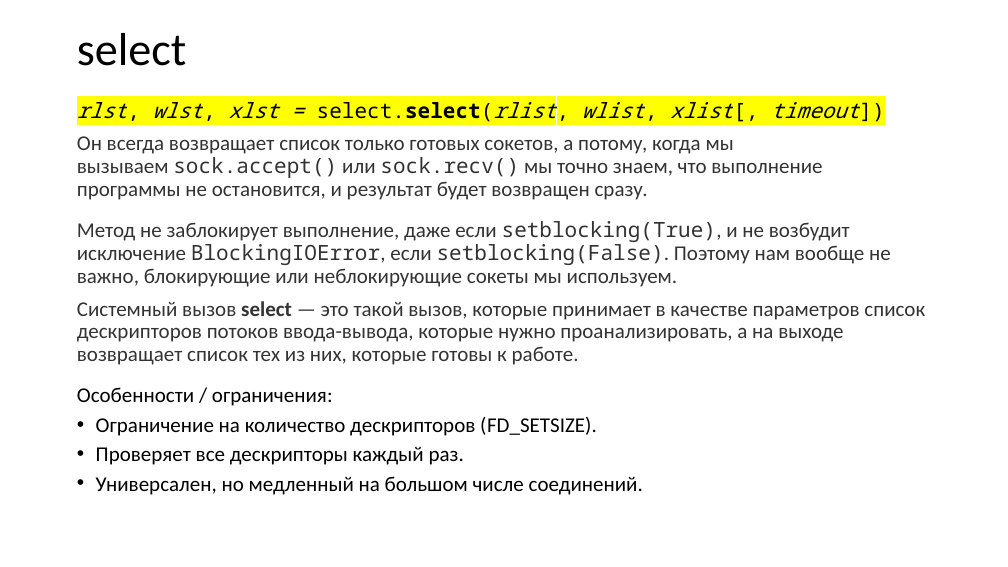
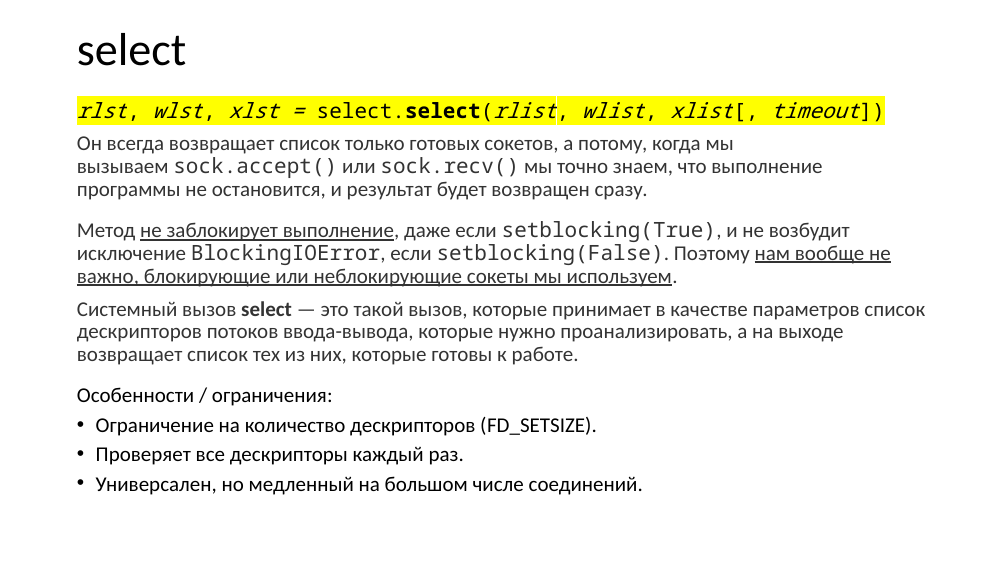
Before and after one commit to xtrueman/network_programming, a slide deck: slide 28 of Sockets.pptx. Drawn at 1008x567 pixels with LibreOffice and Linux fonts; fonts in the diff are those of the drawing. Boxes give left, top, right and bottom in pixels: in the first picture for what was removed or moved away, otherwise in the second. Text is boxed around its words. In the diff, an @@ line names an element or a change of style, - is before the commit and + after.

```diff
--- a/Sockets.pptx
+++ b/Sockets.pptx
@@ text at box(77, 221, 891, 287): underline on in "не заблокирует выполнение, нам вообще не важно, ..." @@
```
Also in this commit, not shown: 15 other slides changed, 1 slide added, 3 other files.
